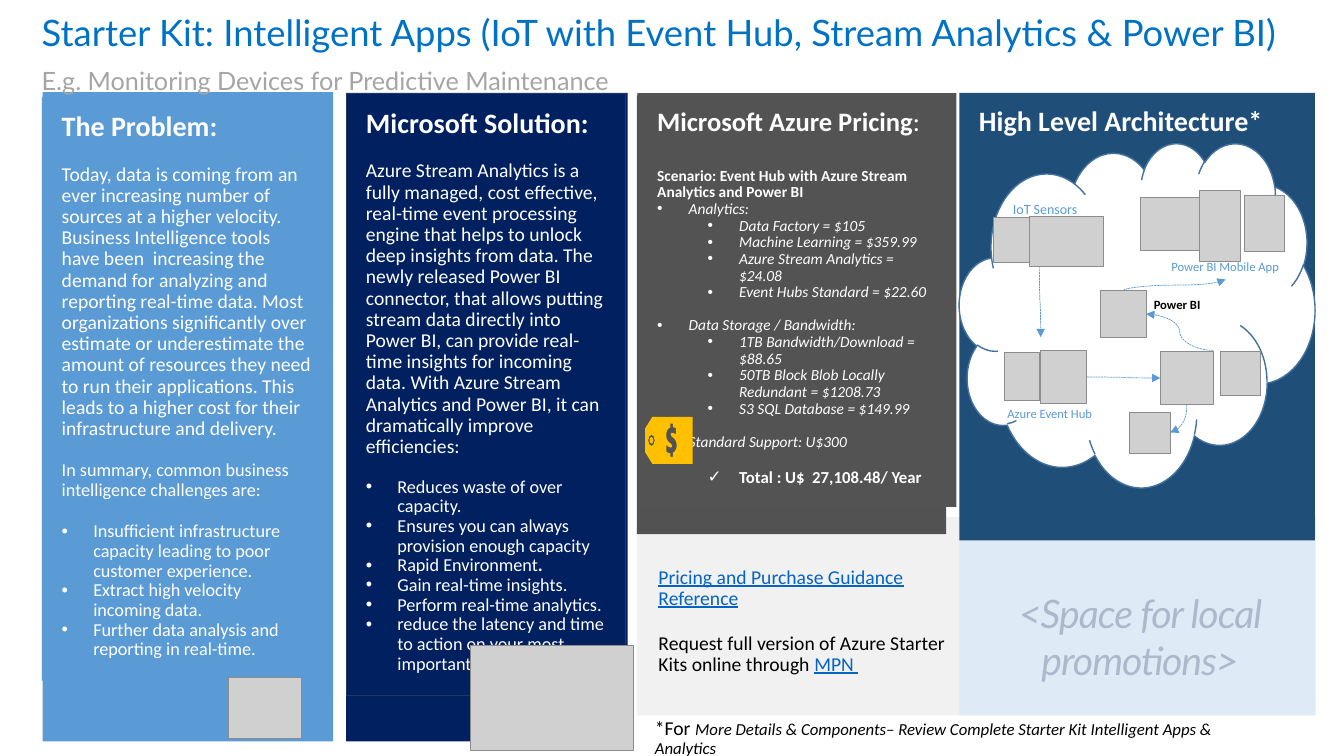
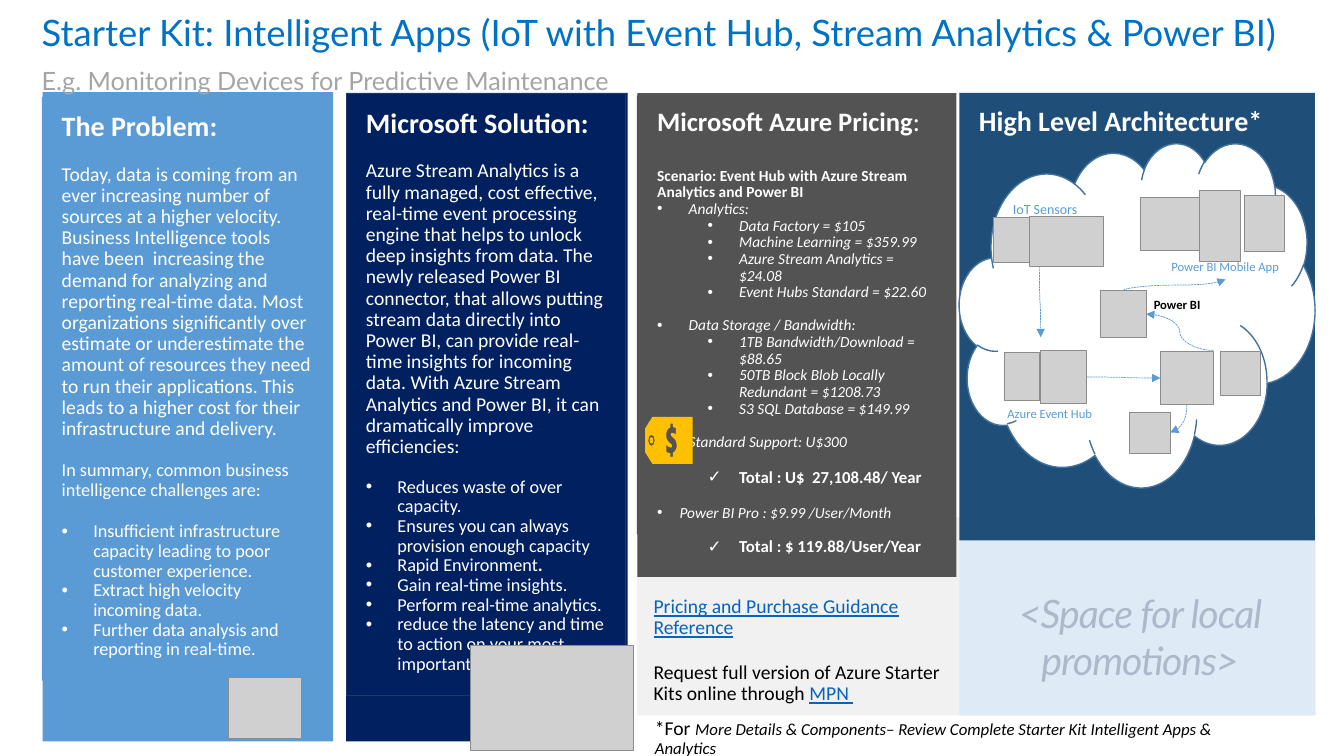
Before and after one commit to kulado/azure-starterkits, a slide deck: slide 3 of Content/Starter Kit - Intelligent Apps & Analytics/0 - Starter Kit - Intelligent Apps & Analytics.pptx. Drawn at 1344x756 pixels with LibreOffice and Linux fonts; fonts in the diff are those of the drawing; grey boxes stand for pictures. Boxes give left, top, right and bottom in pixels: in the first picture for what was removed or moved away, otherwise in the second. Text is boxed around its words. In the diff, an @@ line names an element or a change of style, - is before the commit and + after.

```diff
--- a/Content/Starter Kit - Intelligent Apps & Analytics/0 - Starter Kit - Intelligent Apps & Analytics.pptx
+++ b/Content/Starter Kit - Intelligent Apps & Analytics/0 - Starter Kit - Intelligent Apps & Analytics.pptx
@@ rectangle "Microsoft Azure Pricing:": place and size @@
-rectangle "Microsoft Azure Pricing:" at [637, 93, 956, 506]
+rectangle "Microsoft Azure Pricing:" at [637, 93, 956, 577]
@@ text in rectangle at [680, 507, 921, 553]: paragraphs added @@
+• Power BI Pro : $9.99 /User/Month
+  ✓ Total : $ 119.88/User/Year
@@ text "Pricing and Purchase Guidance Reference": place and size @@
-text "Pricing and Purchase Guidance Reference" at [658, 570, 945, 675]
+text "Pricing and Purchase Guidance Reference" at [654, 599, 940, 704]
```
Also in this commit, not shown: 3 other slides changed, 4 other files.
